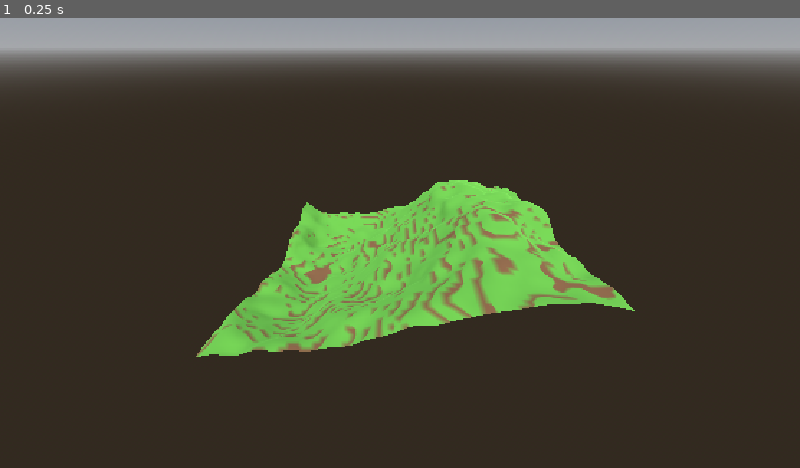
Above: before the commit, frame 1.
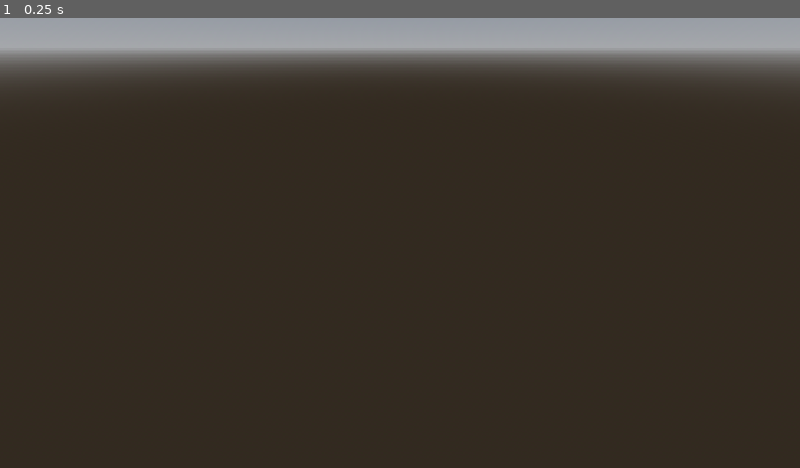
Above: after the commit, the same moment.

Repository: williamdev06/Generated-Godot-Systems
Game: Godot game, scene res://voxel/demo/demo.tscn
The game is run twice, just before and just after one commit, with the same random seed, the same clock (stepped at 60 frames per second) and the same inputs. The project has no main scene, so this scene is started directly.
Inputs:
- Up to frame 1 (0.25 s): no input

The runs differ from the first frame. In frame 1, 11% of the frame differs, in the area x 24-80%, y 36-76%.

Commit message:
Generate and mesh voxel chunks on worker threads
Chunk generation and marching cubes now run as WorkerThreadPool tasks,
capped at the CPU core count, with results applied in _process. Workers
read a generator snapshot and copy-on-write sample arrays, so editor and
game no longer freeze during generation.

Co-Authored-By: Claude Opus 5.5 <noreply@anthropic.com>
Claude-Session: https://claude.ai/code/session_01P9tuKL8zipXvThFxKw42SZ

Diff:
--- a/voxel/voxel_terrain.gd
+++ b/voxel/voxel_terrain.gd
@@ -1,8 +1,8 @@
 @tool
 class_name VoxelTerrain
 extends Node3D
-# OWNS:       The 3D chunk grid: chunk data lookup, chunk meshes, voxel edits.
-# DEPENDS:    VoxelChunk, VoxelGenerator, MarchingCubes
+# OWNS:       The 3D chunk grid: chunk data lookup, threaded chunk generation and meshing, edits.
+# DEPENDS:    VoxelChunk, VoxelGenerator, MarchingCubes, WorkerThreadPool
 # INVARIANTS: An authored chunk is the same object in authored_chunks and _chunks, so edits land in
 #             the saved data; authored chunks override the generator (see D-17).
 # GOTCHAS:    @tool: everything is rebuilt in the editor when generator, its noise or chunk_extent
@@ -10,6 +10,10 @@
 #             never saved into the scene. Without a generator, unauthored chunks are air. A chunk
 #             mesh reads samples one past its own on each side (INV-7), so remeshing pulls in
 #             neighbour chunk data, generating chunks just outside chunk_extent.
+#             Threading (D-18): _generate_chunk and _mesh_chunk run on worker threads and must not
+#             touch members; they get a generator snapshot and copy-on-write sample arrays instead.
+#             Tasks call methods on this node, so PREDELETE waits for them. Results are applied in
+#             _process, which also runs in the editor.
 
 @export var generator: VoxelGenerator:
 	set(value):
@@ -31,10 +35,23 @@
 
 var _chunks: Dictionary[Vector3i, VoxelChunk] = {}
 var _meshes: Dictionary[Vector3i, MeshInstance3D] = {}
-# Chunks waiting for a remesh after set_voxel; flushed once per frame.
-var _dirty: Dictionary[Vector3i, bool] = {}
+# Read by worker threads instead of generator, so inspector edits never race a running task.
+var _generator_snapshot: VoxelGenerator
+var _generation_queue: Array[Vector3i] = []
+# Chunks waiting for a mesh; started once they and their 26 neighbours have data.
+var _mesh_queue: Dictionary[Vector3i, bool] = {}
+var _generation_tasks: Dictionary[Vector3i, ChunkTask] = {}
+var _mesh_tasks: Dictionary[Vector3i, ChunkTask] = {}
+# Tasks started before the last rebuild; waited for and their results dropped.
+var _abandoned_tasks: Array[ChunkTask] = []
 var _rebuild_queued := false
 var _material := StandardMaterial3D.new()
+
+
+# The worker writes result; the main thread reads it only after the task completes.
+class ChunkTask:
+	var id: int
+	var result: Variant
 
 
 func _init() -> void:
@@ -44,6 +61,21 @@
 
 func _ready() -> void:
 	_queue_rebuild()
+
+
+func _process(_delta: float) -> void:
+	_finish_tasks()
+	_start_tasks()
+
+
+func _notification(what: int) -> void:
+	if what == NOTIFICATION_PREDELETE:
+		for task in _abandoned_tasks:
+			WorkerThreadPool.wait_for_task_completion(task.id)
+		for task in _generation_tasks.values():
+			WorkerThreadPool.wait_for_task_completion(task.id)
+		for task in _mesh_tasks.values():
+			WorkerThreadPool.wait_for_task_completion(task.id)
 
 
 func set_voxel(world: Vector3i, density: float, type: VoxelChunk.Type) -> void:
@@ -53,8 +85,6 @@
 	var index := VoxelChunk.sample_index(world - coord * VoxelChunk.SIZE)
 	chunk.densities[index] = density
 	chunk.types[index] = type
-	if _dirty.is_empty():
-		_flush_dirty.call_deferred()
 	for z in range(-1, 2):
 		for y in range(-1, 2):
 			for x in range(-1, 2):
@@ -64,7 +94,7 @@
 					and padded.x < MarchingCubes.PADDED and padded.y < MarchingCubes.PADDED \
 					and padded.z < MarchingCubes.PADDED
 				if in_padded_grid and _is_in_extent(neighbour):
-					_dirty[neighbour] = true
+					_mesh_queue[neighbour] = true
 
 
 func _queue_rebuild() -> void:
@@ -76,41 +106,123 @@
 
 func _rebuild() -> void:
 	_rebuild_queued = false
-	for mesh_instance in _meshes.values():
-		mesh_instance.queue_free()
-	_meshes.clear()
-	_dirty.clear()
+	# Meshes inside the extent stay until their replacement arrives, so a rebuild does not flicker.
+	for coord in _meshes.keys():
+		if not _is_in_extent(coord):
+			_meshes[coord].queue_free()
+			_meshes.erase(coord)
+	_abandoned_tasks.append_array(_generation_tasks.values())
+	_abandoned_tasks.append_array(_mesh_tasks.values())
+	_generation_tasks.clear()
+	_mesh_tasks.clear()
+	_generation_queue.clear()
+	_mesh_queue.clear()
 	_chunks.clear()
 	_chunks.merge(authored_chunks)
-	for z in range(-chunk_extent.z, chunk_extent.z):
-		for y in range(-chunk_extent.y, chunk_extent.y):
-			for x in range(-chunk_extent.x, chunk_extent.x):
-				_remesh(Vector3i(x, y, z))
-
-
-func _flush_dirty() -> void:
-	for coord in _dirty:
-		_remesh(coord)
-	_dirty.clear()
-
-
-func _remesh(coord: Vector3i) -> void:
+	_generator_snapshot = null
+	if generator != null:
+		_generator_snapshot = generator.duplicate(true) as VoxelGenerator
+	# One chunk past the extent on each side: meshes read their neighbours' samples (INV-7).
+	for z in range(-chunk_extent.z - 1, chunk_extent.z + 1):
+		for y in range(-chunk_extent.y - 1, chunk_extent.y + 1):
+			for x in range(-chunk_extent.x - 1, chunk_extent.x + 1):
+				var coord := Vector3i(x, y, z)
+				if not _chunks.has(coord):
+					_generation_queue.append(coord)
+				if _is_in_extent(coord):
+					_mesh_queue[coord] = true
+
+
+func _finish_tasks() -> void:
+	for index in range(_abandoned_tasks.size() - 1, -1, -1):
+		if _try_complete(_abandoned_tasks[index]):
+			_abandoned_tasks.remove_at(index)
+	for coord in _generation_tasks.keys():
+		var task: ChunkTask = _generation_tasks[coord]
+		if _try_complete(task):
+			_generation_tasks.erase(coord)
+			# set_voxel may have created the chunk while the task ran; the edit wins.
+			if not _chunks.has(coord):
+				_chunks[coord] = task.result
+	for coord in _mesh_tasks.keys():
+		var task: ChunkTask = _mesh_tasks[coord]
+		if _try_complete(task):
+			_mesh_tasks.erase(coord)
+			_apply_mesh(coord, task.result)
+
+
+# Tasks in flight are capped at the core count (the pool's default size), so a rebuild or
+# deletion only ever waits for a handful of chunks and queued work can still be dropped.
+func _start_tasks() -> void:
+	var task_count := _abandoned_tasks.size() + _generation_tasks.size() + _mesh_tasks.size()
+	var free_slots := OS.get_processor_count() - task_count
+	while free_slots > 0 and not _generation_queue.is_empty():
+		var coord: Vector3i = _generation_queue.pop_front()
+		if _chunks.has(coord):
+			continue
+		var task := ChunkTask.new()
+		task.id = WorkerThreadPool.add_task(_generate_chunk.bind(task, _generator_snapshot, coord))
+		_generation_tasks[coord] = task
+		free_slots -= 1
+	for coord in _mesh_queue.keys():
+		if free_slots <= 0:
+			return
+		if _mesh_tasks.has(coord) or not _has_neighbourhood(coord):
+			continue
+		_mesh_queue.erase(coord)
+		var chunk_densities: Array[PackedFloat32Array] = []
+		var chunk_types: Array[PackedByteArray] = []
+		for z in range(-1, 2):
+			for y in range(-1, 2):
+				for x in range(-1, 2):
+					var chunk: VoxelChunk = _chunks[coord + Vector3i(x, y, z)]
+					chunk_densities.append(chunk.densities)
+					chunk_types.append(chunk.types)
+		var task := ChunkTask.new()
+		task.id = WorkerThreadPool.add_task(_mesh_chunk.bind(task, chunk_densities, chunk_types))
+		_mesh_tasks[coord] = task
+		free_slots -= 1
+
+
+func _try_complete(task: ChunkTask) -> bool:
+	if not WorkerThreadPool.is_task_completed(task.id):
+		return false
+	# Required once per task to release it; returns at once since the task is done.
+	WorkerThreadPool.wait_for_task_completion(task.id)
+	return true
+
+
+# Worker thread: must not touch members.
+func _generate_chunk(task: ChunkTask, generator_snapshot: VoxelGenerator, coord: Vector3i) -> void:
+	if generator_snapshot != null:
+		task.result = generator_snapshot.generate(coord)
+	else:
+		task.result = VoxelChunk.new()
+
+
+# Worker thread: must not touch members. The arrays hold the 3x3x3 chunks around the meshed chunk,
+# x fastest; they are copy-on-write snapshots, so set_voxel on the main thread cannot change them.
+func _mesh_chunk(task: ChunkTask, chunk_densities: Array[PackedFloat32Array],
+		chunk_types: Array[PackedByteArray]) -> void:
 	var densities := PackedFloat32Array()
 	densities.resize(MarchingCubes.PADDED ** 3)
 	var types := PackedByteArray()
 	types.resize(MarchingCubes.PADDED ** 3)
-	var origin := coord * VoxelChunk.SIZE
 	for z in range(-1, VoxelChunk.SIZE + 2):
 		for y in range(-1, VoxelChunk.SIZE + 2):
 			for x in range(-1, VoxelChunk.SIZE + 2):
-				var world := origin + Vector3i(x, y, z)
-				var chunk_coord := _chunk_coord(world)
-				var chunk := _get_chunk(chunk_coord)
-				var index := VoxelChunk.sample_index(world - chunk_coord * VoxelChunk.SIZE)
-				var padded_index := MarchingCubes.padded_index(Vector3i(x, y, z))
-				densities[padded_index] = chunk.densities[index]
-				types[padded_index] = chunk.types[index]
-	var mesh := MarchingCubes.build_mesh(densities, types)
+				var local := Vector3i(x, y, z)
+				var offset := _chunk_coord(local)
+				var neighbour := (offset.x + 1) + (offset.y + 1) * 3 + (offset.z + 1) * 9
+				var index := VoxelChunk.sample_index(local - offset * VoxelChunk.SIZE)
+				var padded_index := MarchingCubes.padded_index(local)
+				densities[padded_index] = chunk_densities[neighbour][index]
+				types[padded_index] = chunk_types[neighbour][index]
+	# Building the ArrayMesh here is safe: resources may be created off the main thread.
+	task.result = MarchingCubes.build_mesh(densities, types)
+
+
+func _apply_mesh(coord: Vector3i, mesh: ArrayMesh) -> void:
 	if mesh == null:
 		if _meshes.has(coord):
 			_meshes[coord].queue_free()
@@ -118,11 +230,20 @@
 		return
 	if not _meshes.has(coord):
 		var mesh_instance := MeshInstance3D.new()
-		mesh_instance.position = Vector3(origin)
+		mesh_instance.position = Vector3(coord * VoxelChunk.SIZE)
 		mesh_instance.material_override = _material
 		add_child(mesh_instance, false, Node.INTERNAL_MODE_BACK)
 		_meshes[coord] = mesh_instance
 	_meshes[coord].mesh = mesh
+
+
+func _has_neighbourhood(coord: Vector3i) -> bool:
+	for z in range(-1, 2):
+		for y in range(-1, 2):
+			for x in range(-1, 2):
+				if not _chunks.has(coord + Vector3i(x, y, z)):
+					return false
+	return true
 
 
 func _get_chunk(coord: Vector3i) -> VoxelChunk:
Not shown, changed: ARCHITECTURE.md
